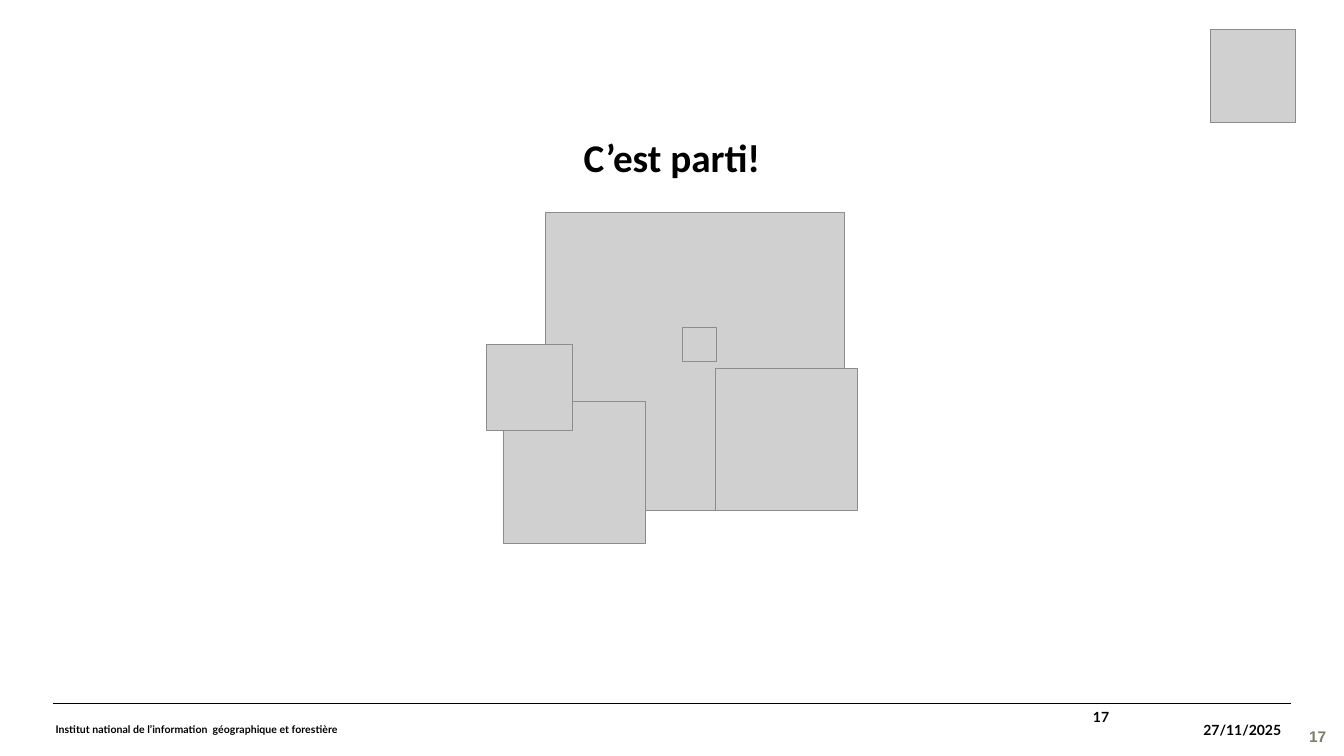
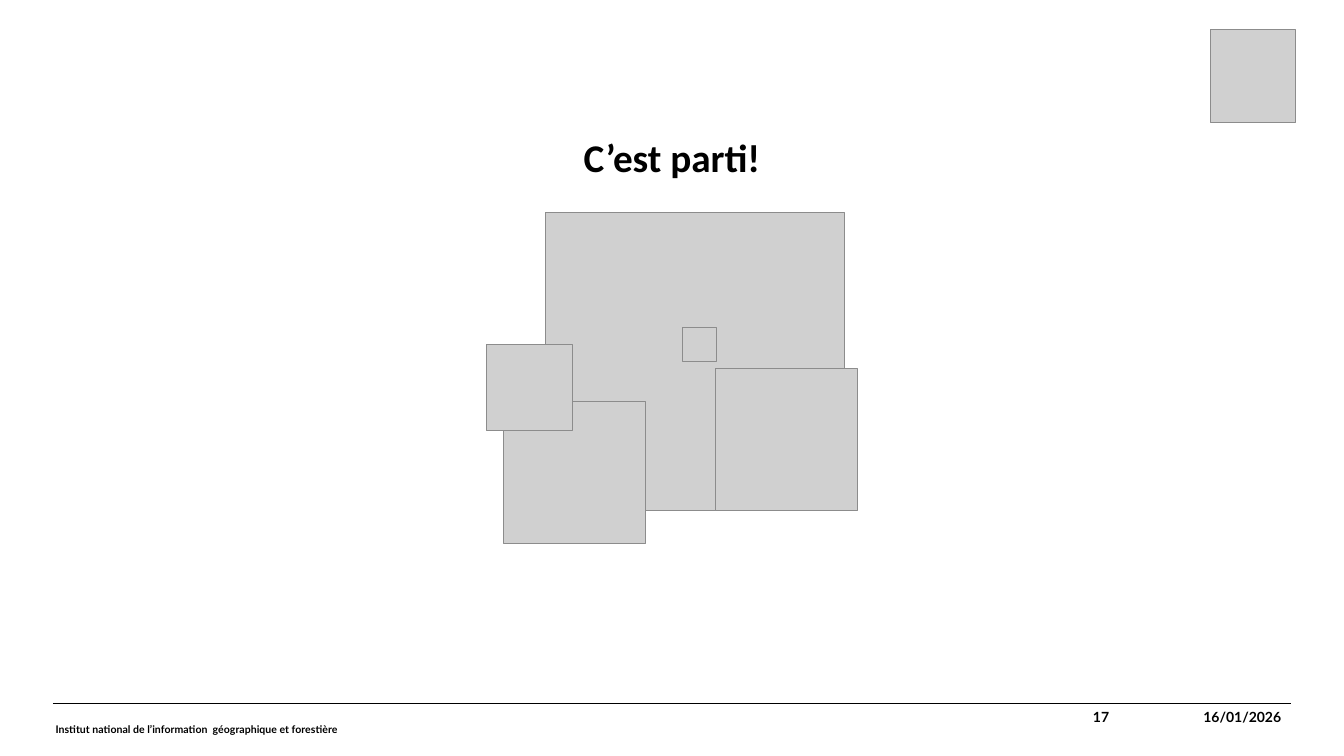
Before and after one commit to cnigfr/DessertesEnForet-schema, a slide deck: slide 17 of suivi/2026-01-16_2eme_reunion_points_d_eau/GT Dessertes - Points d'eau #2 16.01.2026.pptx. Drawn at 1344x756 pixels with LibreOffice and Linux fonts; fonts in the diff are those of the drawing; grey boxes stand for pictures; background and template pictures are left out. Boxes give left, top, right and bottom in pixels: in the first picture for what was removed or moved away, otherwise in the second. Text is boxed around its words. In the diff, an @@ line names an element or a change of style, - is before the commit and + after.

```diff
--- a/suivi/2026-01-16_2eme_reunion_points_d_eau/GT Dessertes - Points d'eau #2 16.01.2026.pptx
+++ b/suivi/2026-01-16_2eme_reunion_points_d_eau/GT Dessertes - Points d'eau #2 16.01.2026.pptx
@@ text "16/01/2026" at <box>1203,711,1281,723</box>: vertical alignment middle to top @@
@@ text at <box>1203,711,1281,723</box>: text changed @@
-27/11/2025
+16/01/2026
@@ page number removed at <box>1309,731,1326,742</box> @@
-17
```
Also in this commit, not shown: 16 other slides changed, 2 other files.
